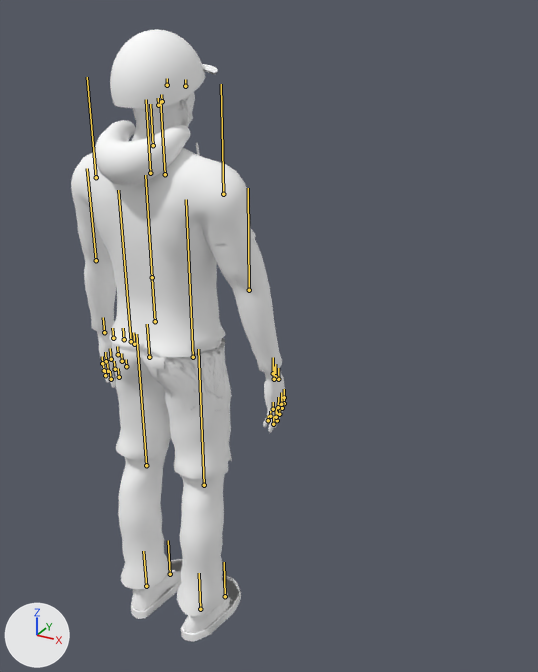
A saved change to the glTF model assets/models/rider.glb.
Both versions are drawn from a 50 mm camera at (1.193, -1.483, 1.845) aimed at (0.182, 0.356, 0.925). The lights are fixed; the arrows at lower left show +X, +Y and +Z. The first picture is the older version. The bones that change, and the others that lie on the model, are drawn over the model as lines.

In view in the first picture: 'arms_skin', 'body', 'hair', 'helmet_1', 'helmet_2', 'legs_skin', 'pants_0', 'pants_1', 'shoes_0', 'shoes_1', 'top_0', 'top_1'.
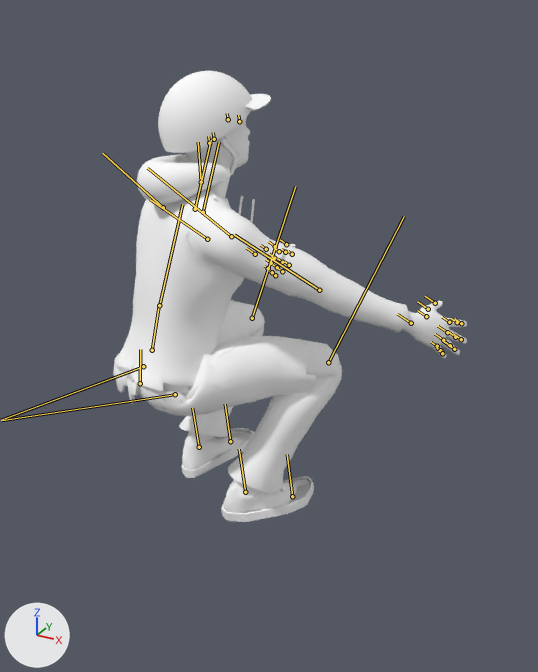
The newer file adds an action. The first version stands in its rest pose; the second is drawn at frame 0 of the action 'bri'.

Boxes (x1, y1, x2, y2) around the edits, measured in the pictures (538 x 672 px):
'top_1', posed (40% wider)
    before: (71, 120, 282, 378)
    after: (113, 154, 408, 403)
'pants_0', posed
    before: (112, 338, 231, 616)
    after: (139, 302, 342, 493)
'pants_1', posed
    before: (112, 342, 232, 479)
    after: (138, 300, 316, 416)
'helmet_1', posed
    before: (110, 30, 205, 127)
    after: (158, 71, 252, 175)
'body', posed (62% wider, 19% shorter)
    before: (99, 92, 286, 433)
    after: (164, 116, 467, 391)
'shoes_1', posed (21% wider, 14% taller)
    before: (131, 559, 241, 641)
    after: (181, 428, 314, 522)
'shoes_0', posed (21% wider, 13% taller)
    before: (131, 560, 240, 642)
    after: (181, 429, 313, 522)
'top_0', posed (mostly hidden)
    before: (77, 218, 256, 377)
    after: (114, 243, 285, 404)
'hair', posed
    before: (132, 103, 176, 125)
    after: (186, 133, 228, 163)
'arms_skin', posed
    before: (97, 331, 281, 385)
    after: (402, 311, 419, 335)
'helmet_2', posed (mostly hidden before)
    before: (202, 64, 218, 74)
    after: (246, 94, 271, 111)
'legs_skin', posed (mostly hidden)
    before: (210, 342, 221, 349)
    after: (181, 336, 323, 399)
bone 'pelvis', root to tip
    before: (149, 357) to (147, 324)
    after: (140, 383) to (140, 349)
bone 'spine', root to tip
    before: (155, 321) to (152, 278)
    after: (152, 350) to (159, 305)
bone 'chest', root to tip
    before: (152, 277) to (145, 175)
    after: (159, 305) to (182, 204)
bone 'neck', root to tip
    before: (153, 145) to (150, 104)
    after: (201, 182) to (198, 142)
bone 'head', root to tip
    before: (158, 105) to (158, 98)
    after: (209, 143) to (208, 136)
bone 'upperarm_l', root to tip
    before: (96, 177) to (87, 77)
    after: (163, 207) to (102, 153)
bone 'lowerarm_l', root to tip
    before: (96, 260) to (87, 168)
    after: (207, 239) to (150, 199)
bone 'upperarm_r', root to tip
    before: (223, 194) to (221, 84)
    after: (231, 236) to (147, 168)
bone 'lowerarm_r', root to tip
    before: (249, 290) to (248, 188)
    after: (319, 290) to (234, 235)
bone 'thigh_l', root to tip
    before: (131, 341) to (118, 190)
    after: (143, 366) to (1, 420)
bone 'shin_l', root to tip
    before: (146, 465) to (136, 334)
    after: (252, 318) to (295, 186)
bone 'foot_l', root to tip
    before: (146, 586) to (143, 551)
    after: (199, 447) to (192, 408)
bone 'thigh_r', root to tip
    before: (193, 357) to (186, 199)
    after: (175, 394) to (1, 420)
bone 'shin_r', root to tip
    before: (204, 485) to (198, 349)
    after: (328, 362) to (404, 216)
bone 'foot_r', root to tip
    before: (200, 609) to (199, 573)
    after: (245, 492) to (239, 449)

The change in detail:
Bone 'pelvis' (bone_pelvis) moves from (0.0, 0.0, 0.0) to (0.0, -0.06, 0.05).
Bone 'pelvis' (bone_pelvis) turns from (0, 0, 0) to (-7, -30, 2) degrees about its own x, y and z.
Bone 'spine' (bone_spine) turns from (0, 0, 0) to (-8, 0, 0) degrees about its own x, y and z.
Bone 'chest' (bone_chest) turns from (0, 0, 0) to (-4, 0, 0) degrees about its own x, y and z.
Bone 'neck' (bone_neck) turns from (0, 0, 0) to (20, 0, 0) degrees about its own x, y and z.
Bone 'head' (bone_head) turns from (0, 0, 0) to (6, 2, 0) degrees about its own x, y and z.
Bone 'upperarm_l' (bone_upperarm_l) turns from (0, 0, 0) to (63, 11, -5) degrees about its own x, y and z.
Bone 'lowerarm_l' (bone_lowerarm_l) turns from (0, 0, 0) to (6, 0, 0) degrees about its own x, y and z.
Bone 'upperarm_r' (bone_upperarm_r) turns from (0, 0, 0) to (63, -11, 5) degrees about its own x, y and z.
Bone 'lowerarm_r' (bone_lowerarm_r) turns from (0, 0, 0) to (6, 0, 0) degrees about its own x, y and z.
Bone 'thigh_l' (bone_thigh_l) turns from (0, 0, 0) to (96, 14, 1) degrees about its own x, y and z.
Bone 'shin_l' (bone_shin_l) turns from (0, 0, 0) to (-118, 0, 0) degrees about its own x, y and z.
Bone 'foot_l' (bone_foot_l) turns from (0, 0, 0) to (34, 0, 0) degrees about its own x, y and z.
Bone 'thigh_r' (bone_thigh_r) turns from (0, 0, 0) to (96, -14, -1) degrees about its own x, y and z.
Bone 'shin_r' (bone_shin_r) turns from (0, 0, 0) to (-118, 0, 0) degrees about its own x, y and z.
Bone 'foot_r' (bone_foot_r) turns from (0, 0, 0) to (34, 0, 0) degrees about its own x, y and z.
